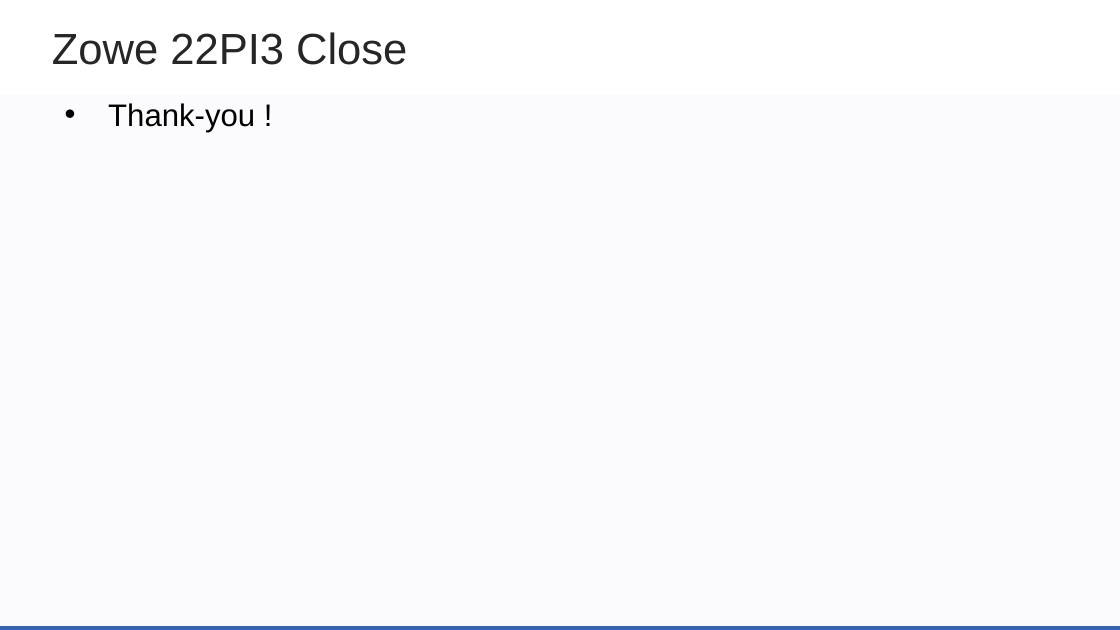
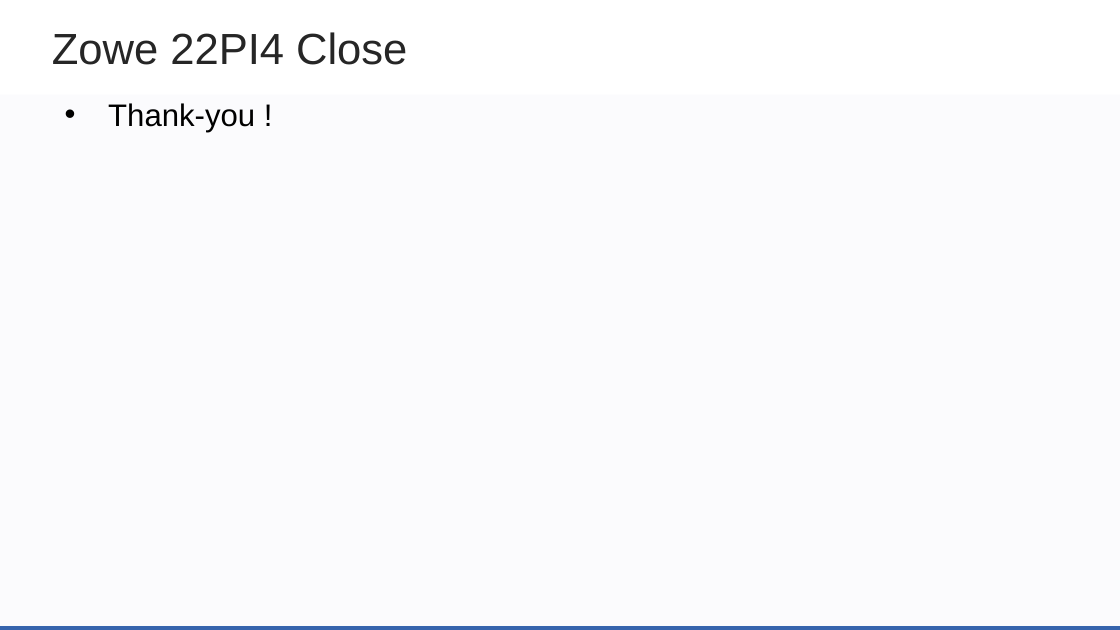
Before and after one commit to zowe/community, a slide deck: slide 7 of Project Management/PI Planning/22PI4 Planning/Zowe 22PI4 Planning - Introduction and Agenda.pptx. Drawn at 1120x630 pixels with LibreOffice and Linux fonts; fonts in the diff are those of the drawing; background and template pictures are left out. Boxes give left, top, right and bottom in pixels: in the first picture for what was removed or moved away, otherwise in the second. Text is boxed around its words. In the diff, an @@ line names an element or a change of style, - is before the commit and + after.

Commit message:
Update Zowe 22PI4 Planning - Introduction and Agenda.pptx
Add 22PI4 Innovation Sprint Opening

```diff
--- a/Project Management/PI Planning/22PI4 Planning/Zowe 22PI4 Planning - Introduction and Agenda.pptx
+++ b/Project Management/PI Planning/22PI4 Planning/Zowe 22PI4 Planning - Introduction and Agenda.pptx
@@ text at (x1=52, y1=32, x2=407, y2=65): text changed @@
-Zowe 22PI3 Close
+Zowe 22PI4 Close
```
Also in this commit, not shown: 2 other slides changed.
